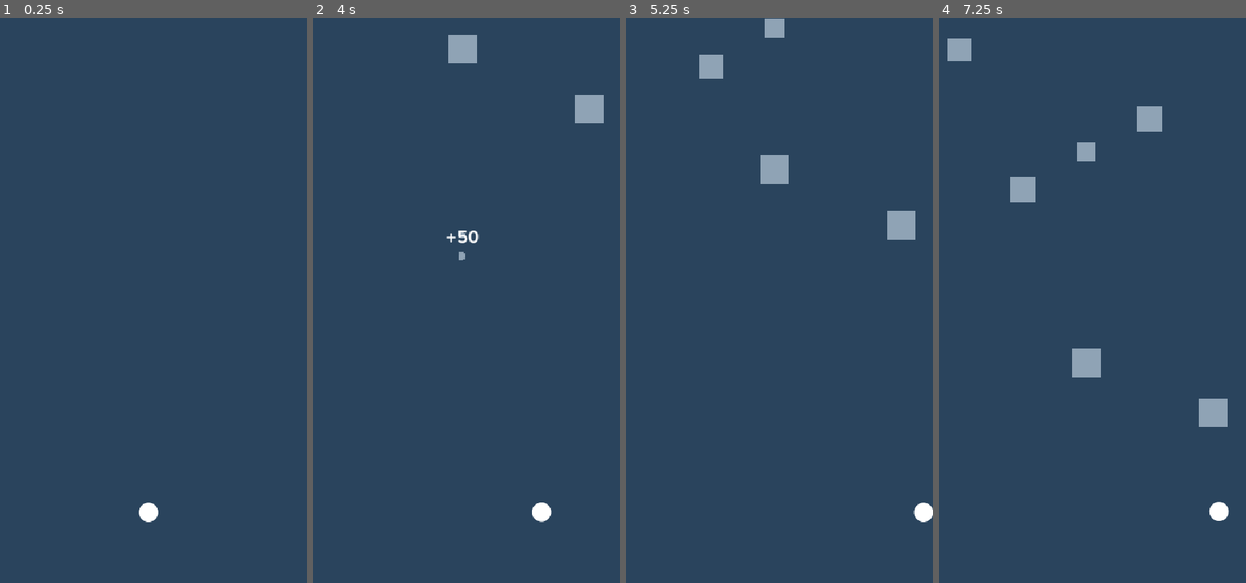
Above: before the commit, frames 1-4 (left to right).
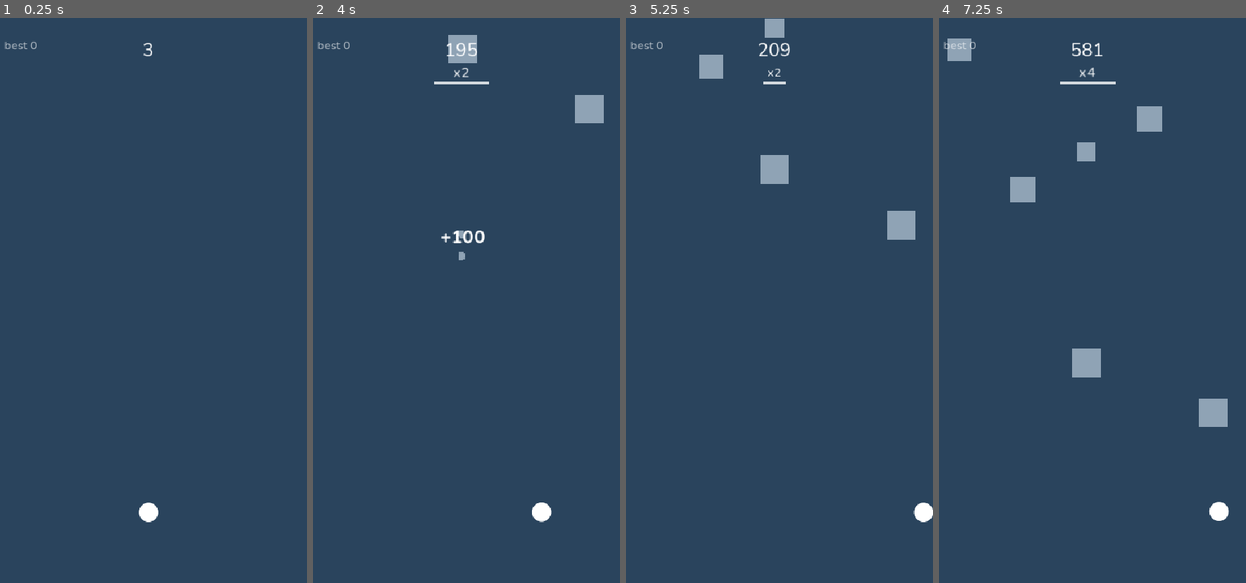
Above: after the commit, the same moments.

Repository: Coleryn/Slipstream
Game: Godot game, scene res://scenes/Main.tscn
Same seed, same stepped clock (60 frames per second), same inputs: the game is played once before the commit and once after it.
Inputs (mouse positions are in pixels of both pictures, inside the frame that each line leads up to):
- Up to frame 1 (0.25 s): no input
- Up to frame 2 (4 s): move the mouse to (530, 272) at 0.52 s; click (530, 272) at 0.67 s; drag from (398, 328) to (460, 51) at 1.27 s; move the mouse to (494, 176) at 2.02 s; click (494, 176) at 2.17 s; drag from (445, 413) to (460, 68) at 2.77 s; move the mouse to (555, 385) at 3.52 s; click (555, 385) at 3.67 s
- Up to frame 3 (5.25 s): drag from (678, 215) to (853, 515) at 4.27 s; move the mouse to (791, 300) at 5.02 s; click (791, 300) at 5.17 s
- Up to frame 4 (7.25 s): drag from (1040, 159) to (1024, 328) at 5.77 s; move the mouse to (1156, 272) at 6.52 s; click (1156, 272) at 6.67 s

The runs differ from the first frame. In frame 1, 0.1% of the frame differs, in the area x 1-50%, y 4-7%; in frame 2, 0.5%, in the area x 1-58%, y 4-40%; in frame 3, 0.2%; in frame 4, 0.3%.

Commit message:
M6: distance scoring, combo multiplier with timer bar, HUD, persisted high score

Diff:
--- a/scenes/GameOver.tscn
+++ b/scenes/GameOver.tscn
@@ -5,6 +5,7 @@
 [ext_resource type="FontFile" path="res://assets/fonts/Nunito-Bold.ttf" id="3_bold"]
 
 [node name="GameOver" type="CanvasLayer"]
+layer = 2
 script = ExtResource("1_script")
 
 [node name="Root" type="Control" parent="."]
@@ -37,6 +38,16 @@
 horizontal_alignment = 1
 vertical_alignment = 1
 
+[node name="NewBestLabel" type="Label" parent="Root"]
+visible = false
+anchor_right = 1.0
+offset_top = 508.0
+offset_bottom = 532.0
+grow_horizontal = 2
+text = "new best"
+horizontal_alignment = 1
+vertical_alignment = 1
+
 [node name="RestartButton" type="Button" parent="Root"]
 anchor_left = 0.5
 anchor_right = 0.5
--- /dev/null
+++ b/scenes/HUD.tscn
@@ -0,0 +1,54 @@
+[gd_scene load_steps=3 format=3]
+
+[ext_resource type="Script" path="res://scripts/HUD.gd" id="1_hud"]
+[ext_resource type="Theme" path="res://assets/ui/theme.tres" id="2_theme"]
+
+[node name="HUD" type="CanvasLayer"]
+layer = 1
+script = ExtResource("1_hud")
+
+[node name="Root" type="Control" parent="."]
+anchors_preset = 15
+anchor_right = 1.0
+anchor_bottom = 1.0
+grow_horizontal = 2
+grow_vertical = 2
+mouse_filter = 2
+theme = ExtResource("2_theme")
+
+[node name="ScoreLabel" type="Label" parent="Root"]
+anchor_right = 1.0
+offset_top = 32.0
+offset_bottom = 76.0
+grow_horizontal = 2
+theme_override_font_sizes/font_size = 32
+text = "0"
+horizontal_alignment = 1
+vertical_alignment = 1
+
+[node name="MultiplierLabel" type="Label" parent="Root"]
+visible = false
+anchor_right = 1.0
+offset_top = 78.0
+offset_bottom = 102.0
+grow_horizontal = 2
+text = "x2"
+horizontal_alignment = 1
+vertical_alignment = 1
+
+[node name="ComboBar" type="ColorRect" parent="Root"]
+visible = false
+offset_left = 222.0
+offset_top = 108.0
+offset_right = 318.0
+offset_bottom = 112.0
+color = Color(1, 1, 1, 0.8)
+
+[node name="BestLabel" type="Label" parent="Root"]
+offset_left = 24.0
+offset_top = 32.0
+offset_right = 224.0
+offset_bottom = 56.0
+theme_override_colors/font_color = Color(1, 1, 1, 0.7)
+text = "best 0"
+vertical_alignment = 1
--- a/scenes/Main.tscn
+++ b/scenes/Main.tscn
@@ -1,15 +1,16 @@
-[gd_scene load_steps=9 format=3]
+[gd_scene load_steps=10 format=3]
 
 [ext_resource type="Script" path="res://scripts/Main.gd" id="1_main"]
 [ext_resource type="PackedScene" path="res://scenes/Spawner.tscn" id="2_spawner"]
 [ext_resource type="PackedScene" path="res://scenes/Player.tscn" id="3_player"]
 [ext_resource type="Script" path="res://scripts/Burst.gd" id="4_burst"]
 [ext_resource type="Script" path="res://scripts/Popups.gd" id="5_popups"]
-[ext_resource type="PackedScene" path="res://scenes/GameOver.tscn" id="6_game_over"]
-[ext_resource type="Script" path="res://scripts/FeedbackConfig.gd" id="7_feedback"]
+[ext_resource type="PackedScene" path="res://scenes/HUD.tscn" id="6_hud"]
+[ext_resource type="PackedScene" path="res://scenes/GameOver.tscn" id="7_game_over"]
+[ext_resource type="Script" path="res://scripts/FeedbackConfig.gd" id="8_feedback"]
 
 [sub_resource type="Resource" id="Resource_feedback"]
-script = ExtResource("7_feedback")
+script = ExtResource("8_feedback")
 
 [node name="Main" type="Node2D"]
 script = ExtResource("1_main")
@@ -28,4 +29,6 @@
 [node name="Popups" type="Node2D" parent="."]
 script = ExtResource("5_popups")
 
-[node name="GameOver" parent="." instance=ExtResource("6_game_over")]
+[node name="HUD" parent="." instance=ExtResource("6_hud")]
+
+[node name="GameOver" parent="." instance=ExtResource("7_game_over")]
--- a/scripts/GameOver.gd
+++ b/scripts/GameOver.gd
@@ -8,6 +8,7 @@
 @onready var _root: Control = $Root
 @onready var _score_label: Label = $Root/ScoreLabel
 @onready var _best_label: Label = $Root/BestLabel
+@onready var _new_best_label: Label = $Root/NewBestLabel
 @onready var _restart_button: Button = $Root/RestartButton
 
 var _tween: Tween
@@ -23,9 +24,10 @@
 	hide_result()
 
 
-func show_result(score: int, best: int, fade_time: float) -> void:
+func show_result(score: int, best: int, new_best: bool, fade_time: float) -> void:
 	_score_label.text = str(score)
 	_best_label.text = "best %d" % best
+	_new_best_label.visible = new_best
 	_root.modulate = Color(1, 1, 1, 0)
 	visible = true
 	if _tween != null and _tween.is_valid():
@@ -39,6 +41,7 @@
 		_tween.kill()
 	_root.modulate = Color(1, 1, 1, 1)
 	_restart_button.scale = Vector2.ONE
+	_new_best_label.visible = false
 	visible = false
 
 
--- a/scripts/GameState.gd
+++ b/scripts/GameState.gd
@@ -1,18 +1,73 @@
 extends Node
 
-## Global run state. Mutable values live here so any scene can read them.
+## Global run state plus the persisted high score.
 
-var score: int = 0
+const SETTINGS_PATH: String = "user://slipstream.cfg"
+
+var score: float = 0.0
 var combo: int = 1
+var combo_time_left: float = 0.0
+var combo_window: float = 2.0
 var speed: float = 0.0
 var high_score: int = 0
+var new_best: bool = false
 
 
-func commit_high_score() -> void:
-	high_score = maxi(high_score, score)
+func _ready() -> void:
+	load_high_score()
+
+
+func add_score(amount: float) -> void:
+	score += amount
+
+
+func register_crash(window: float, cap: int) -> int:
+	combo = 1 if combo_time_left <= 0.0 else mini(combo + 1, cap)
+	combo_window = maxf(window, 0.01)
+	combo_time_left = combo_window
+	return combo
+
+
+func tick_combo(delta: float) -> void:
+	if combo_time_left <= 0.0:
+		return
+	combo_time_left = maxf(combo_time_left - delta, 0.0)
+	if is_zero_approx(combo_time_left):
+		combo = 1
+
+
+func reset_combo() -> void:
+	combo = 1
+	combo_time_left = 0.0
+
+
+func commit_high_score() -> bool:
+	new_best = int(score) > high_score
+	if new_best:
+		high_score = int(score)
+		save_high_score()
+	return new_best
 
 
 func reset() -> void:
-	score = 0
-	combo = 1
+	score = 0.0
 	speed = 0.0
+	new_best = false
+	reset_combo()
+
+
+func load_high_score() -> void:
+	high_score = 0
+	var config := ConfigFile.new()
+	if config.load(SETTINGS_PATH) != OK:
+		return
+	var stored: Variant = config.get_value("score", "high_score", 0)
+	if typeof(stored) == TYPE_INT or typeof(stored) == TYPE_FLOAT:
+		high_score = maxi(int(stored), 0)
+
+
+func save_high_score() -> void:
+	var config := ConfigFile.new()
+	config.load(SETTINGS_PATH)
+	config.set_value("score", "high_score", high_score)
+	config.save(SETTINGS_PATH)
--- /dev/null
+++ b/scripts/HUD.gd
@@ -0,0 +1,66 @@
+class_name HUD
+extends CanvasLayer
+
+## Minimal in-run readout: score, combo multiplier, combo timer, best.
+
+const BAR_WIDTH: float = 96.0
+const BAR_HEIGHT: float = 4.0
+const BAR_Y: float = 108.0
+
+@onready var _score_label: Label = $Root/ScoreLabel
+@onready var _multiplier_label: Label = $Root/MultiplierLabel
+@onready var _combo_bar: ColorRect = $Root/ComboBar
+@onready var _best_label: Label = $Root/BestLabel
+
+var _shown_score: int = -1
+var _shown_best: int = -1
+var _shown_combo: int = -1
+var _pop_tween: Tween
+
+
+func _process(_delta: float) -> void:
+	_refresh()
+
+
+func _refresh() -> void:
+	var score: int = int(GameState.score)
+	if score != _shown_score:
+		_shown_score = score
+		_score_label.text = str(score)
+
+	if GameState.high_score != _shown_best:
+		_shown_best = GameState.high_score
+		_best_label.text = "best %d" % _shown_best
+
+	var combo: int = GameState.combo
+	if combo != _shown_combo:
+		var increased: bool = combo > _shown_combo
+		_shown_combo = combo
+		var show_combo: bool = combo > 1
+		_multiplier_label.visible = show_combo
+		_combo_bar.visible = show_combo
+		if show_combo:
+			_multiplier_label.text = "x%d" % combo
+			_multiplier_label.pivot_offset = _multiplier_label.size * 0.5
+			if increased:
+				_pop()
+
+	_update_bar()
+
+
+func _update_bar() -> void:
+	if not _combo_bar.visible:
+		return
+	var ratio: float = clampf(GameState.combo_time_left / maxf(GameState.combo_window, 0.01), 0.0, 1.0)
+	var width: float = BAR_WIDTH * ratio
+	var field_width: float = get_viewport().get_visible_rect().size.x
+	_combo_bar.size = Vector2(width, BAR_HEIGHT)
+	_combo_bar.position = Vector2((field_width - width) * 0.5, BAR_Y)
+
+
+func _pop() -> void:
+	if _pop_tween != null and _pop_tween.is_valid():
+		_pop_tween.kill()
+	_multiplier_label.scale = Vector2.ONE * 1.3
+	_pop_tween = create_tween()
+	_pop_tween.tween_property(_multiplier_label, "scale", Vector2.ONE, 0.12)
--- a/scripts/Main.gd
+++ b/scripts/Main.gd
@@ -1,9 +1,16 @@
 extends Node2D
 
-## Root of the game. Owns the run: score ticking, crashes, death, restart.
+## Root of the game. Owns the run: scoring, crashes, death, restart.
 
 @export var feedback: FeedbackConfig
+
+@export_group("Scoring")
+@export_range(1.0, 200.0, 1.0) var points_per_second: float = 12.0
 @export_range(1, 500, 1) var crash_bonus: int = 50
+
+@export_group("Combo")
+@export_range(0.5, 5.0, 0.1) var combo_window: float = 2.0
+@export_range(2, 16, 1) var combo_cap: int = 8
 
 @onready var _camera: Camera2D = $Camera
 @onready var _spawner: Spawner = $Spawner
@@ -13,7 +20,6 @@
 @onready var _game_over: GameOver = $GameOver
 
 var _dead: bool = false
-var _score_accumulator: float = 0.0
 var _shake_left: float = 0.0
 var _shake_total: float = 0.0
 var _shake_strength: float = 0.0
@@ -32,7 +38,8 @@
 
 func _process(delta: float) -> void:
 	if not _dead:
-		_tick_score(delta)
+		GameState.add_score(points_per_second * delta)
+		GameState.tick_combo(delta)
 	_update_shake(delta)
 
 
@@ -48,10 +55,12 @@
 	var first_position: Vector2 = first.position
 	var second_position: Vector2 = second.position
 	var impact: Vector2 = (first_position + second_position) * 0.5
-	GameState.score += crash_bonus
+	var multiplier: int = GameState.register_crash(combo_window, combo_cap)
+	var awarded: int = crash_bonus * multiplier
+	GameState.add_score(float(awarded))
 	_burst.emit_burst(first_position, first_color, feedback.crash_particles, feedback.crash_particle_speed, feedback.particle_size, feedback.particle_lifetime)
 	_burst.emit_burst(second_position, second_color, feedback.crash_particles, feedback.crash_particle_speed, feedback.particle_size, feedback.particle_lifetime)
-	_popups.show_text(impact, "+%d" % crash_bonus, feedback.popup_rise, feedback.popup_lifetime, feedback.popup_font_size)
+	_popups.show_text(impact, "+%d" % awarded, feedback.popup_rise, feedback.popup_lifetime, feedback.popup_font_size)
 	_start_shake(feedback.crash_shake_duration, feedback.crash_shake_strength)
 	_start_slowmo()
 
@@ -65,11 +74,12 @@
 	_spawner.freeze_all()
 	_player.play_death(feedback.player_shrink_time)
 	_burst.emit_burst(_player.position, Palette.PLAYER, feedback.death_particles, feedback.particle_speed, feedback.particle_size, feedback.particle_lifetime)
-	GameState.commit_high_score()
-	_run_death_sequence(_death_token)
+	GameState.reset_combo()
+	var new_best: bool = GameState.commit_high_score()
+	_run_death_sequence(_death_token, new_best)
 
 
-func _run_death_sequence(token: int) -> void:
+func _run_death_sequence(token: int, new_best: bool) -> void:
 	Engine.time_scale = 0.0
 	await get_tree().create_timer(feedback.freeze_frame, true, false, true).timeout
 	if token != _death_token:
@@ -79,7 +89,7 @@
 	await get_tree().create_timer(feedback.ui_delay, true, false, true).timeout
 	if token != _death_token:
 		return
-	_game_over.show_result(GameState.score, GameState.high_score, feedback.ui_fade_time)
+	_game_over.show_result(int(GameState.score), GameState.high_score, new_best, feedback.ui_fade_time)
 
 
 func _start_slowmo() -> void:
@@ -97,7 +107,6 @@
 	_slowmo_token += 1
 	Engine.time_scale = 1.0
 	_dead = false
-	_score_accumulator = 0.0
 	_shake_left = 0.0
 	_camera.offset = Vector2.ZERO
 	_game_over.hide_result()
@@ -106,13 +115,6 @@
 	GameState.reset()
 	_spawner.reset()
 	_player.reset()
-
-
-func _tick_score(delta: float) -> void:
-	_score_accumulator += delta
-	while _score_accumulator >= 1.0:
-		_score_accumulator -= 1.0
-		GameState.score += 1
 
 
 func _start_shake(duration: float, strength: float) -> void:
Not shown, added: scripts/HUD.gd.uid
